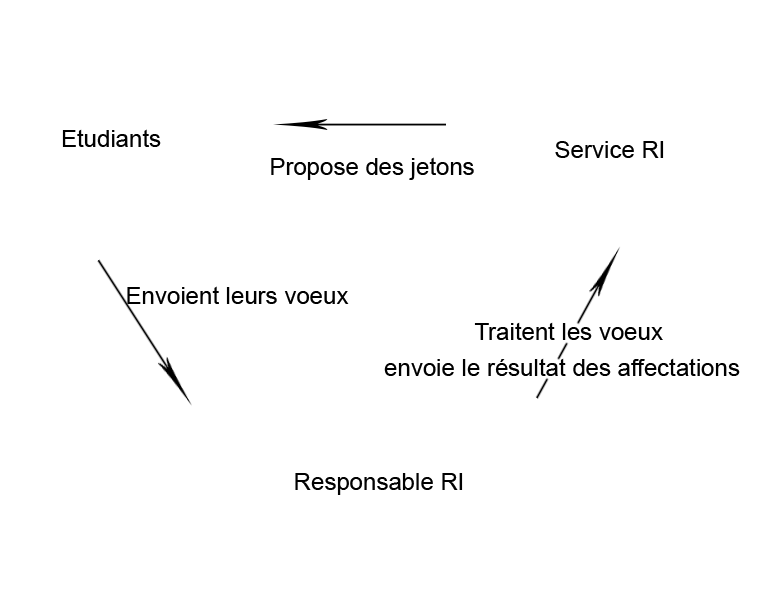
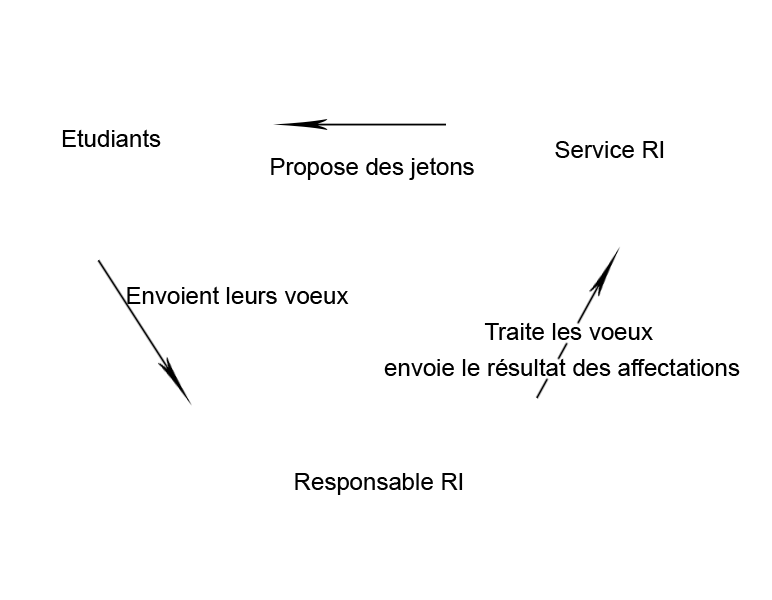
The second 772x600 image is a revision of the first. Changes to its layers:
renamed "Traitent les voeux envoie le résultat des affectations" to "Traite les voeux envoie le résultat des affectations", painted on it over [474, 322, 663, 340]
